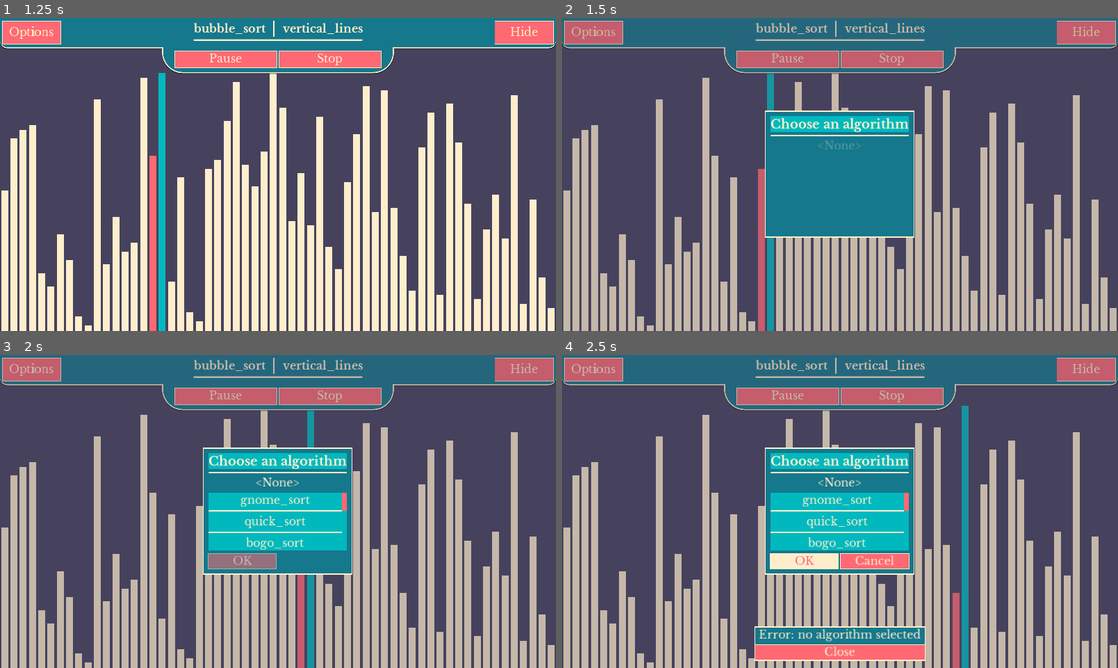
Above: before the commit, frames 1-4 (two rows, left to right).
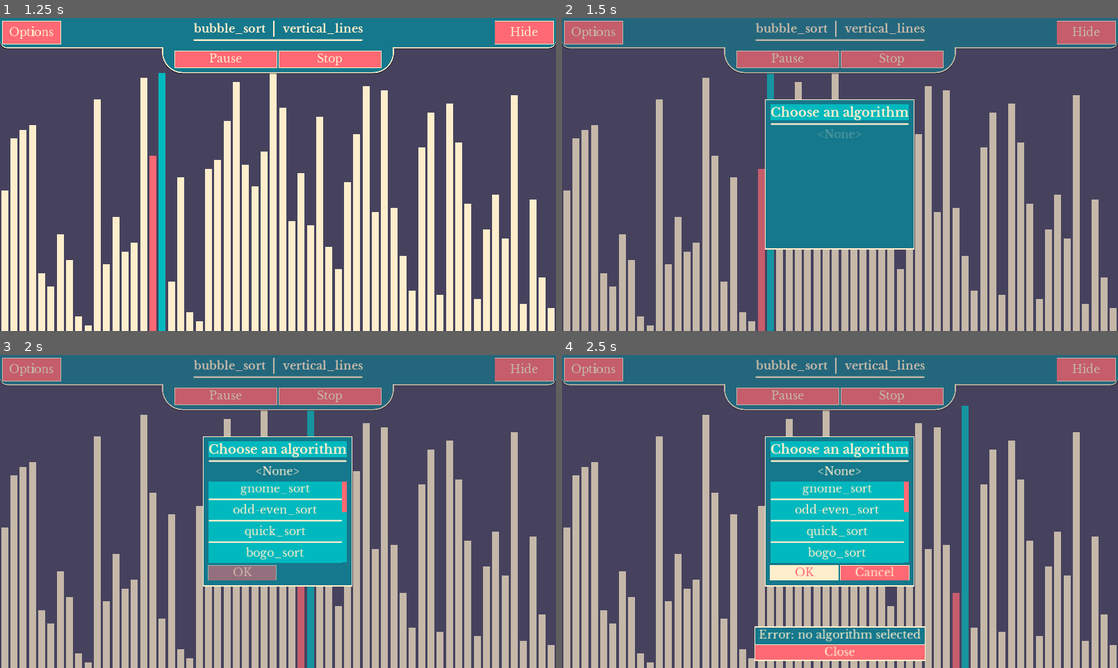
Above: after the commit, the same moments.

Repository: DissonantVoid/Godot-Sort-Visualizer
Game: Godot game, scene res://scenes/game/main.tscn
The game is run twice, just before and just after one commit, with the same random seed, the same clock (stepped at 60 frames per second) and the same inputs.
Inputs:
- Up to frame 1 (1.25 s): click "Start" at 0.5 s
- Up to frame 2 (1.5 s): click "bubble_sort" at 1.25 s
- Up to frame 3 (2 s): no input
- Up to frame 4 (2.5 s): click "OK" at 2 s

Frame 1 is identical in both runs. In frame 2, 3.7% of the frame differs, in the area x 36-64%, y 26-74%; in frame 3, 7.1%; in frame 4, 7.3%.

Commit message:
implemented even-odd sort

Diff:
--- a/scenes/objects/components/popups/popup_main_interface_algorithms.tscn
+++ b/scenes/objects/components/popups/popup_main_interface_algorithms.tscn
@@ -9,17 +9,17 @@
 
 [node name="Content" parent="." index="1"]
 margin_left = 348.0
-margin_top = 159.0
+margin_top = 139.0
 margin_right = 612.0
-margin_bottom = 381.0
+margin_bottom = 401.0
 
 [node name="MarginContainer" parent="Content" index="0"]
 margin_right = 262.0
-margin_bottom = 220.0
+margin_bottom = 260.0
 
 [node name="VBoxContainer" parent="Content/MarginContainer" index="0"]
 margin_right = 252.0
-margin_bottom = 210.0
+margin_bottom = 250.0
 
 [node name="Title" parent="Content/MarginContainer/VBoxContainer" index="0"]
 margin_right = 244.0
@@ -39,29 +39,30 @@
 [node name="Algorithms" type="MarginContainer" parent="Content/MarginContainer/VBoxContainer" index="3"]
 margin_top = 70.0
 margin_right = 244.0
-margin_bottom = 170.0
-rect_min_size = Vector2( 0, 100 )
+margin_bottom = 210.0
+rect_min_size = Vector2( 0, 140 )
 
 [node name="ScrollContainer" type="ScrollContainer" parent="Content/MarginContainer/VBoxContainer/Algorithms" index="0"]
 margin_right = 244.0
-margin_bottom = 100.0
+margin_bottom = 140.0
 scroll_horizontal_enabled = false
 
 [node name="PanelContainer" type="PanelContainer" parent="Content/MarginContainer/VBoxContainer/Algorithms/ScrollContainer" index="0"]
-margin_right = 236.0
+margin_right = 244.0
+margin_bottom = 140.0
 size_flags_horizontal = 3
 size_flags_vertical = 3
 custom_styles/panel = ExtResource( 3 )
 
 [node name="VBoxContainer" type="VBoxContainer" parent="Content/MarginContainer/VBoxContainer/Algorithms/ScrollContainer/PanelContainer" index="0"]
 margin_right = 244.0
-margin_bottom = 100.0
+margin_bottom = 140.0
 size_flags_horizontal = 3
 
 [node name="Choice" parent="Content/MarginContainer/VBoxContainer" index="4"]
-margin_top = 174.0
+margin_top = 214.0
 margin_right = 244.0
-margin_bottom = 202.0
+margin_bottom = 242.0
 
 [node name="OK" parent="Content/MarginContainer/VBoxContainer/Choice" index="0"]
 margin_right = 120.0
--- a/scenes/objects/sorters/sorter_bubble_sort.gd
+++ b/scenes/objects/sorters/sorter_bubble_sort.gd
@@ -18,23 +18,27 @@
 # override
 func next_step() -> Dictionary:
 	var indexes : Array
+	indexes.resize(2)
 
 	var changed : bool = false
 	for i in range(_index, _data_size-1):
 		if _priority_callback.call_func(i, i+1):
 			changed = true
-			indexes.append(i)
-			indexes.append(i+1)
+			indexes[0] = i
+			indexes[1] = i+1
 			_index = i+1
 			break
 
 	# if no change happened then we know we're done
 	# but! if we didn't start checking from 0, recheck
-	if changed == false && _index > 0:
-		_index = 0
-		return next_step()
+	if changed == false:
+		if _index > 0:
+			_index = 0
+			return next_step()
+		else:
+			return {"done":true}
 	else:
-		return {"done":!changed, "action":SortAction.switch, "indexes":indexes}
+		return {"done":false, "action":SortAction.switch, "indexes":indexes}
 
 # override
 func skip_to_last_step() -> Array:
@@ -44,7 +48,7 @@
 
 	while true:
 		var changed : bool = false
-		for i in _data_size-1:
+		for i in indexes.size()-1:
 			if _priority_callback.call_func(indexes[i], indexes[i+1]):
 				changed = true
 				Utility.swap_elements(indexes, i, i+1)
--- /dev/null
+++ b/scenes/objects/sorters/sorter_odd-even_sort.gd
@@ -0,0 +1,77 @@
+extends "res://scenes/objects/sorters/sorter.gd"
+
+# https://en.wikipedia.org/wiki/Odd%E2%80%93even_sort
+# similar to bubble sort, but instead of comparing each element to the next
+# we iterate over even and odd indexes separately
+#
+# time complexity: O(N^2)
+
+var _is_even : bool
+var _index : int
+var _ordered_halves : int # 1=the even or odd half is sorted, 2=both are sorted
+
+
+# override
+func setup(data_size : int, priority_callback : FuncRef):
+	.setup(data_size, priority_callback)
+
+	_index = 0
+	_is_even = true
+	_ordered_halves = 0
+
+# override
+func next_step() -> Dictionary:
+	var indexes : Array
+	indexes.resize(2)
+
+	var changed : bool = false
+	for i in range(_index, _data_size-1, 2):
+		if _priority_callback.call_func(i, i+1):
+			changed = true
+			indexes[0] = i
+			indexes[1] = i+1
+			_index = i+1
+			# if one half was order, it is now no longer ordered
+			_ordered_halves = 0
+			break
+
+	# if no change happened then we know 1 half is sorted
+	# we're only truly done when both even and odd halves are sorted (_ordered_halves == 2)
+	if changed == false:
+		# but! if we didn't start checking from the first index, recheck
+		if _index > (0 if _is_even else 1):
+			_index = 0 if _is_even else 1
+			return next_step()
+		else:
+			_ordered_halves += 1
+			if _ordered_halves == 2:
+				return {"done":true}
+			else:
+				# we've sorted 1 half! but another remains
+				_is_even = !_is_even
+				_index = 0 if _is_even else 1
+				return next_step()
+	else:
+		return {"done":false, "action":SortAction.switch, "indexes":indexes}
+
+# override
+func skip_to_last_step() -> Array:
+	var indexes : Array
+	indexes.resize(_data_size)
+	for i in _data_size: indexes[i] = i
+
+	while true:
+		var changed : bool = false
+		for i in range(0, indexes.size()-1, 2):
+			if _priority_callback.call_func(indexes[i], indexes[i+1]):
+				changed = true
+				Utility.swap_elements(indexes, i, i+1)
+
+		for i in range(1, indexes.size()-1, 2):
+			if _priority_callback.call_func(indexes[i], indexes[i+1]):
+				changed = true
+				Utility.swap_elements(indexes, i, i+1)
+
+		if changed == false: break
+
+	return indexes
Not shown, changed: plan/plan.txt
